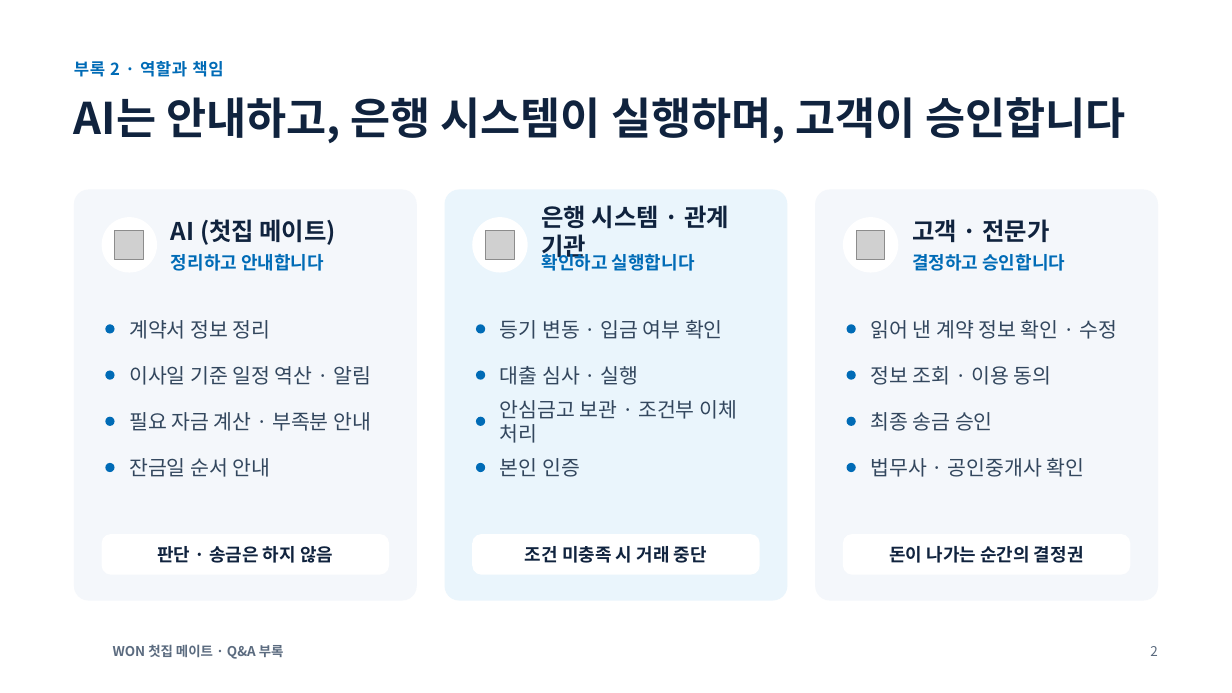
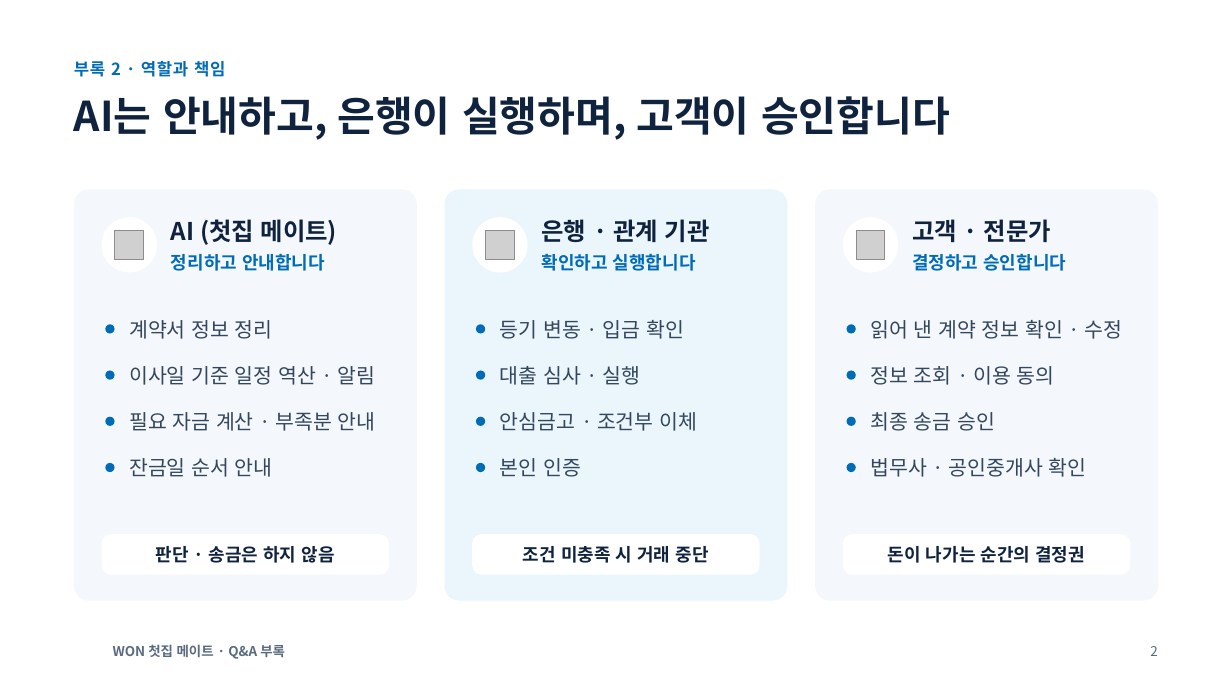
Before and after one commit to dldudwnsdlek/woori_first, a slide deck: slide 2 of deck/WON첫집메이트_부록_QA.pptx. Drawn at 1232x693 pixels with LibreOffice and Linux fonts; fonts in the diff are those of the drawing; grey boxes stand for pictures; background and template pictures are left out. Boxes give left, top, right and bottom in pixels: in the first picture for what was removed or moved away, otherwise in the second. Text is boxed around its words. In the diff, an @@ line names an element or a change of style, - is before the commit and + after.

```diff
--- a/deck/WON첫집메이트_부록_QA.pptx
+++ b/deck/WON첫집메이트_부록_QA.pptx
@@ text "부록 2 · 역할과 책임" at [74,61,225,77]: line spacing 1 to 15.6pt @@
@@ title at [74,96,950,140]: text changed; size 34 to 32 pt @@
-AI는 안내하고, 은행 시스템이 실행하며, 고객이 승인합니다
+AI는 안내하고, 은행이 실행하며, 고객이 승인합니다
@@ text "AI (첫집 메이트)" at [171,219,337,245]: line spacing 1 to 22.8pt @@
@@ text at [542,219,710,242]: text changed @@
-은행 시스템 · 관계 기관
+은행 · 관계 기관
@@ text "고객 · 전문가" at [912,219,1051,242]: line spacing 1 to 22.8pt @@
@@ text "확인하고 실행합니다" at [542,254,696,271]: line spacing 1 to 16.8pt @@
@@ text at [500,320,684,339]: text changed @@
-등기 변동 · 입금 여부 확인
+등기 변동 · 입금 확인
@@ text at [500,412,697,431]: text changed @@
-안심금고 보관 · 조건부 이체 처리
+안심금고 · 조건부 이체
@@ line spacing 1 to 19.2pt in 9 elements at [129,320,273,339], [129,366,376,385], [129,412,376,431], [129,458,273,477], [500,366,641,385], [871,320,1123,339], [871,366,1055,385], [871,412,995,431], [871,458,1087,477] @@
```
Also in this commit, not shown: 3 other slides changed, 17 other files.
